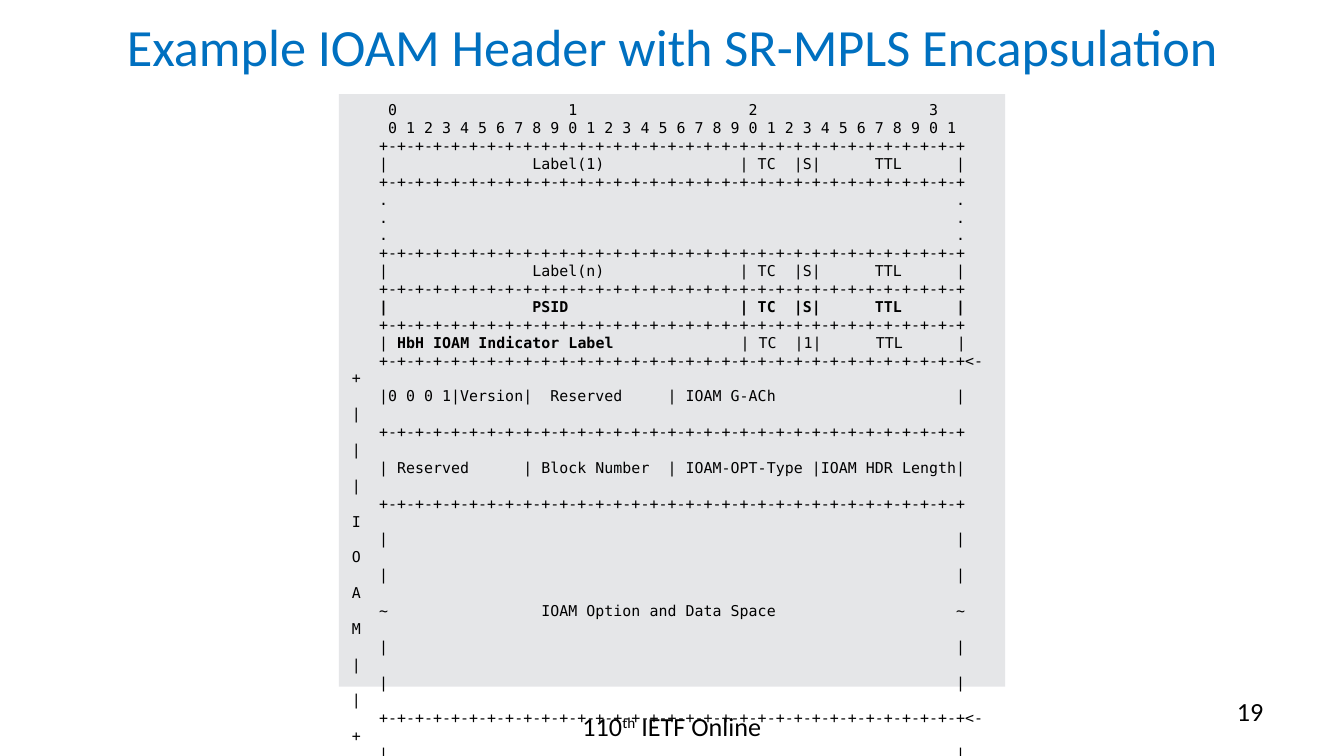
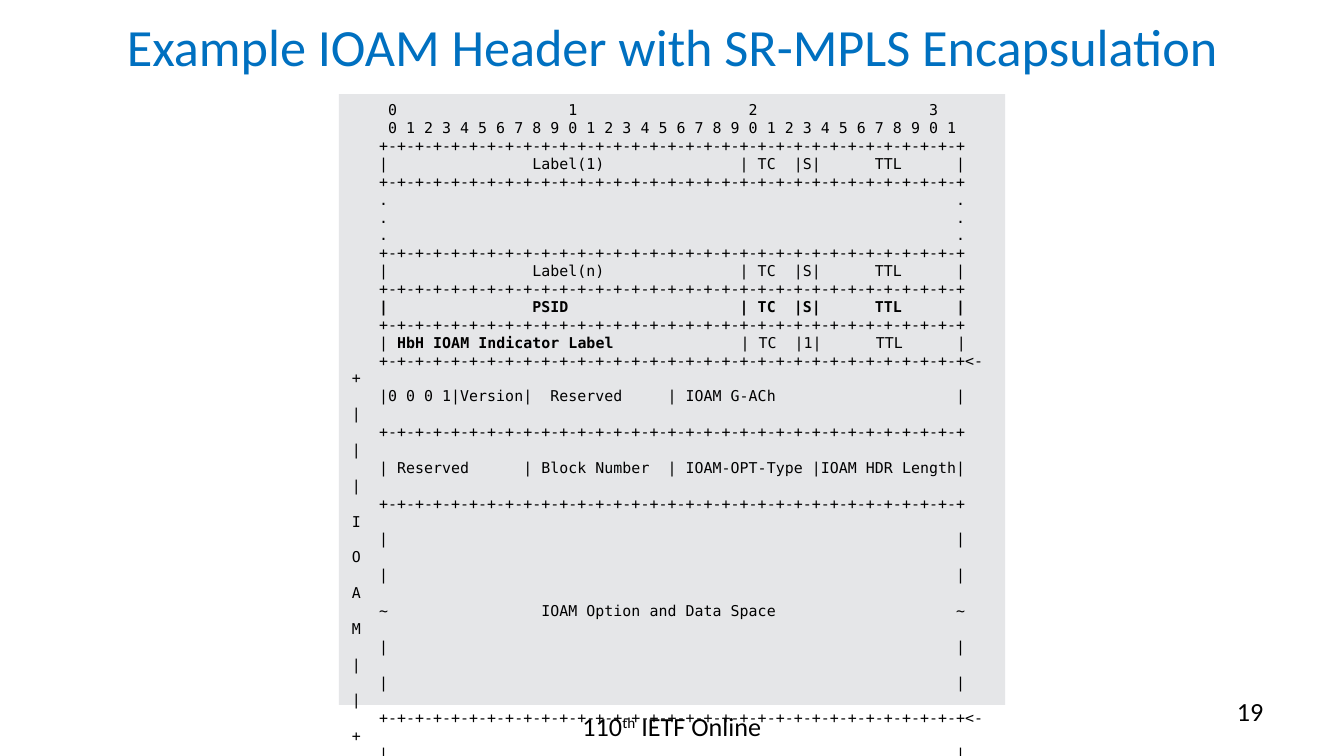
Before and after one commit to rakgandhi/ietf-slides, a slide deck: slide 19 of draft-gandhi-mpls-ioam-sr-05.pptx. Drawn at 1344x756 pixels with LibreOffice and Linux fonts; fonts in the diff are those of the drawing. Boxes give left, top, right and bottom in pixels: in the first picture for what was removed or moved away, otherwise in the second. Text is boxed around its words. In the diff, an @@ line names an element or a change of style, - is before the commit and + after.

```diff
--- a/draft-gandhi-mpls-ioam-sr-05.pptx
+++ b/draft-gandhi-mpls-ioam-sr-05.pptx
@@ rectangle "0 1 2 3": place and size @@
-rectangle "0 1 2 3" at <box>339,94,1005,687</box>
+rectangle "0 1 2 3" at <box>339,94,1005,704</box>
```
Also in this commit, not shown: 5 other slides changed, 1 other file.
